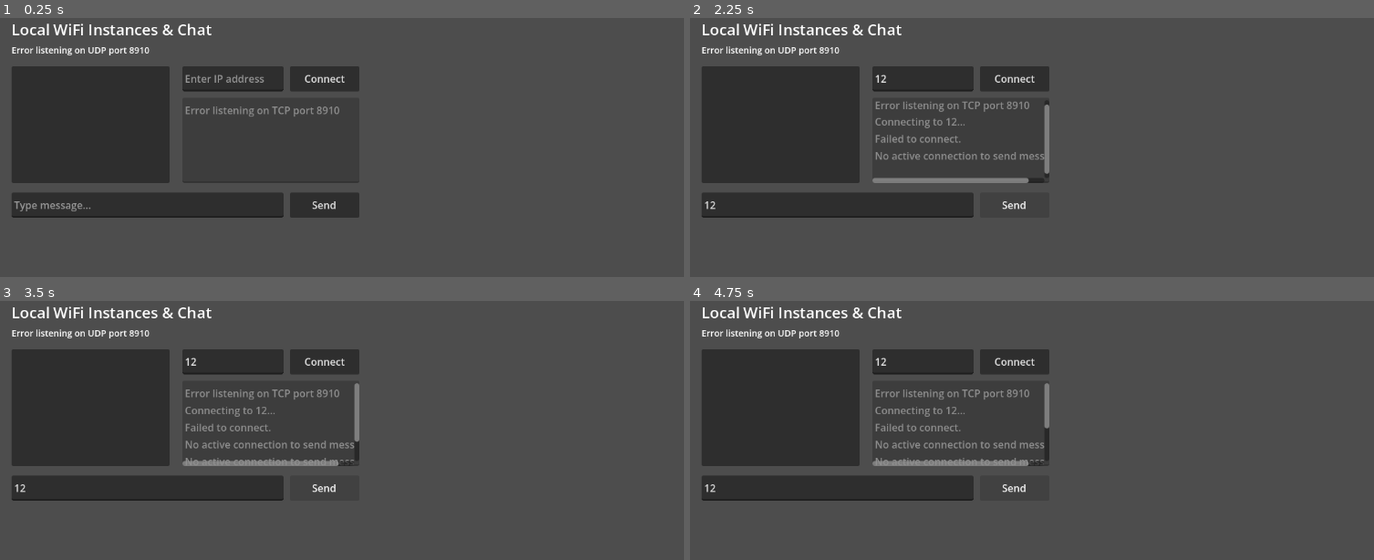
Above: before the commit, frames 1-4 (two rows, left to right).
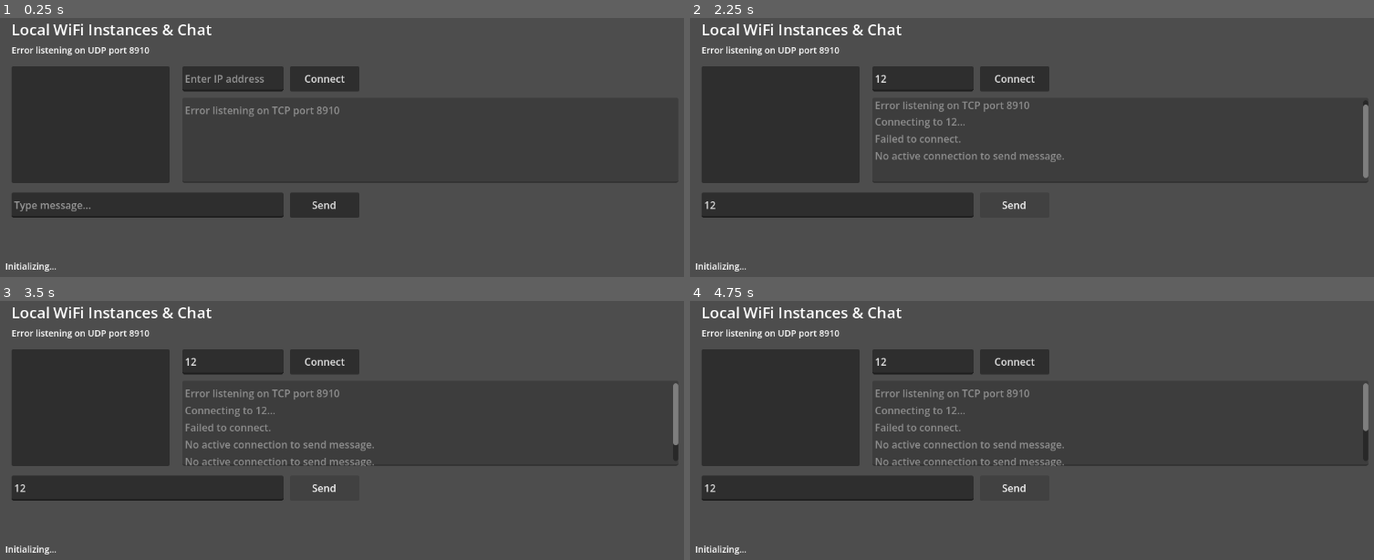
Above: after the commit, the same moments.

Repository: russjohnson09/godot-chess
Game: Godot game, scene res://wifi_scanner.tscn
The game is run twice, just before and just after one commit, with the same random seed, the same clock (stepped at 60 frames per second) and the same inputs.
Inputs (mouse positions are in pixels of both pictures, inside the frame that each line leads up to):
- Up to frame 1 (0.25 s): no input
- Up to frame 2 (2.25 s): click (922, 77) at 0.52 s; type "12" at 0.6 s; click (840, 204) at 0.75 s; type "12" at 0.83 s; click "Connect" at 1.25 s; click "Send" at 2 s
- Up to frame 3 (3.5 s): click "Send" at 2.75 s
- Up to frame 4 (4.75 s): click "Send" at 3.5 s; tap Enter at 4.25 s

The runs differ from the first frame. In frame 1, 0.3% of the frame differs, in the area x 0-100%, y 63-98%; in frame 2, 1.2%, in the area x 0-100%, y 31-98%; in frame 3, 1.1%; in frame 4, 1.1%.

Commit message:
update

Diff:
--- a/godot-chess/godot-chess/wifi_scanner.gd
+++ b/godot-chess/godot-chess/wifi_scanner.gd
@@ -1,6 +1,7 @@
 extends Node2D
 
 @onready var status_label: Label = $StatusLabel
+@onready var missing_permissions_label: Label = $MissingPermissionsLabel
 @onready var peers_list: ItemList = $PeersList
 @onready var ip_input: LineEdit = $IpInput
 @onready var connect_btn: Button = $ConnectButton
@@ -39,7 +40,9 @@
 				missing_perms.append(perm)
 		if missing_perms.size() > 0:
 			status_label.text = "Error: Missing permissions!"
+
 			log_message("ERROR: Required Android permissions missing: " + ", ".join(missing_perms))
+			missing_permissions_label.text = "ERROR: Required Android permissions missing: " + ", ".join(missing_perms)
 
 	if udp_server.listen(PORT) != OK:
 		status_label.text = "Error listening on UDP port %d" % PORT
--- a/godot-chess/godot-chess/wifi_scanner.tscn
+++ b/godot-chess/godot-chess/wifi_scanner.tscn
@@ -1,11 +1,19 @@
-[gd_scene load_steps=2 format=3 uid="uid://wifi_scanner_scene"]
+[gd_scene format=3 uid="uid://c0hgr27n0r0mv"]
 
-[ext_resource type="Script" uid="uid://wifi_scanner_script" path="res://wifi_scanner.gd" id="1_script"]
+[ext_resource type="Script" uid="uid://eefcvif2gikh" path="res://wifi_scanner.gd" id="1_script"]
 
-[node name="WifiScanner" type="Node2D"]
+[node name="WifiScanner" type="Node2D" unique_id=1164757979]
 script = ExtResource("1_script")
 
-[node name="TitleLabel" type="Label" parent="."]
+[node name="MissingPermissionsLabel" type="Label" parent="." unique_id=273826954]
+offset_left = 40.0
+offset_top = 402.0
+offset_right = 546.0
+offset_bottom = 577.0
+theme_override_font_sizes/font_size = 14
+text = "Initializing..."
+
+[node name="TitleLabel" type="Label" parent="." unique_id=2036710864]
 offset_left = 50.0
 offset_top = 20.0
 offset_right = 450.0
@@ -13,7 +21,7 @@
 theme_override_font_sizes/font_size = 24
 text = "Local WiFi Instances & Chat"
 
-[node name="StatusLabel" type="Label" parent="."]
+[node name="StatusLabel" type="Label" parent="." unique_id=1239955933]
 offset_left = 50.0
 offset_top = 60.0
 offset_right = 500.0
@@ -21,42 +29,42 @@
 theme_override_font_sizes/font_size = 14
 text = "Initializing..."
 
-[node name="PeersList" type="ItemList" parent="."]
+[node name="PeersList" type="ItemList" parent="." unique_id=878918481]
 offset_left = 50.0
 offset_top = 95.0
 offset_right = 300.0
 offset_bottom = 280.0
 theme_override_font_sizes/font_size = 16
 
-[node name="IpInput" type="LineEdit" parent="."]
+[node name="IpInput" type="LineEdit" parent="." unique_id=1430230451]
 offset_left = 320.0
 offset_top = 95.0
 offset_right = 480.0
 offset_bottom = 135.0
 placeholder_text = "Enter IP address"
 
-[node name="ConnectButton" type="Button" parent="."]
+[node name="ConnectButton" type="Button" parent="." unique_id=1974951312]
 offset_left = 490.0
 offset_top = 95.0
 offset_right = 600.0
 offset_bottom = 135.0
 text = "Connect"
 
-[node name="ChatLog" type="TextEdit" parent="."]
+[node name="ChatLog" type="TextEdit" parent="." unique_id=285607050]
 offset_left = 320.0
 offset_top = 145.0
-offset_right = 600.0
+offset_right = 1104.0
 offset_bottom = 280.0
 editable = false
 
-[node name="MessageInput" type="LineEdit" parent="."]
+[node name="MessageInput" type="LineEdit" parent="." unique_id=1983252633]
 offset_left = 50.0
 offset_top = 295.0
 offset_right = 480.0
 offset_bottom = 335.0
 placeholder_text = "Type message..."
 
-[node name="SendButton" type="Button" parent="."]
+[node name="SendButton" type="Button" parent="." unique_id=237650996]
 offset_left = 490.0
 offset_top = 295.0
 offset_right = 600.0
